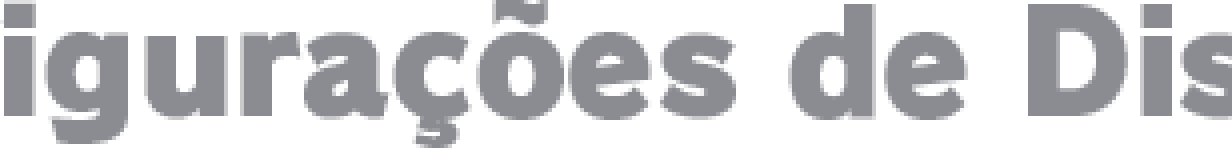
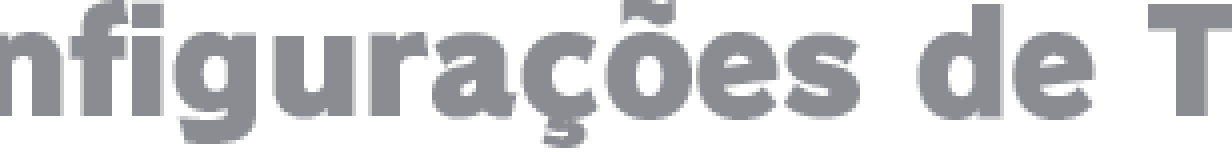
Layer changes from the first 1232×152 image to the second:
added layer "Configurações de Tela" above "Configurações de Display" over bbox(0, 0, 1232, 148)
hid "Configurações de Display" (2nd of 2) over bbox(0, 0, 1232, 148)
